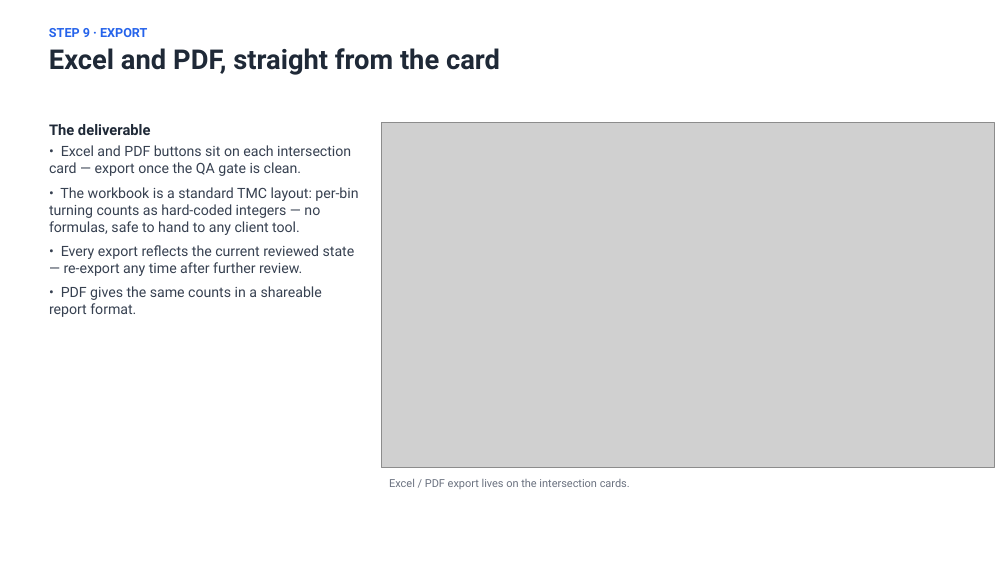
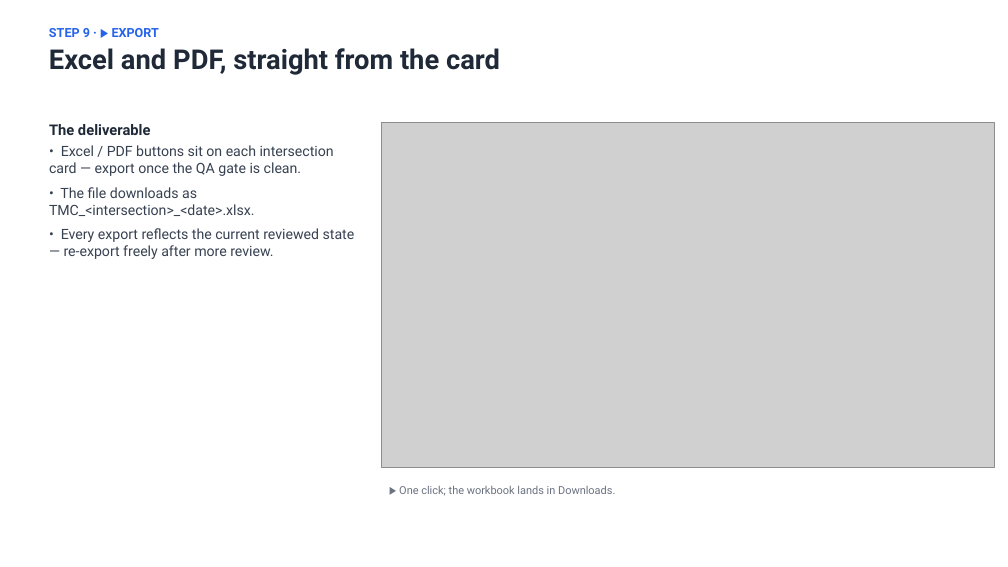
Before and after one commit to marshm100/intersection-counter, a slide deck: slide 22 of docs/Operator_Guide_2026-08-18.pptx (slide 15 before the commit). Drawn at 1008x567 pixels with LibreOffice and Linux fonts; fonts in the diff are those of the drawing; grey boxes stand for pictures. Boxes give left, top, right and bottom in pixels: in the first picture for what was removed or moved away, otherwise in the second. Text is boxed around its words. In the diff, an @@ line names an element or a change of style, - is before the commit and + after.

```diff
--- a/docs/Operator_Guide_2026-08-18.pptx
+++ b/docs/Operator_Guide_2026-08-18.pptx
@@ text at <box>49,28,159,37</box>: text changed @@
-STEP 9 · EXPORT
+STEP 9 · ▶ EXPORT
@@ text at <box>49,145,355,259</box>: text changed @@
-• Excel and PDF buttons sit on each intersection card — export once the QA gate is clean.
-• The workbook is a standard TMC layout: per-bin turning counts as hard-coded integers — no formulas, safe to hand to any client tool.
-• Every export reflects the current reviewed state — re-export any time after further review.
-• PDF gives the same counts in a shareable report format.
+• Excel / PDF buttons sit on each intersection card — export once the QA gate is clean.
+• The file downloads as TMC_<intersection>_<date>.xlsx.
+• Every export reflects the current reviewed state — re-export freely after more review.
@@ text at <box>399,486,615,495</box>: text changed @@
-Excel / PDF export lives on the intersection cards.
+▶ One click; the workbook lands in Downloads.
```
Also in this commit, not shown: 15 other slides changed, 8 slides added.
